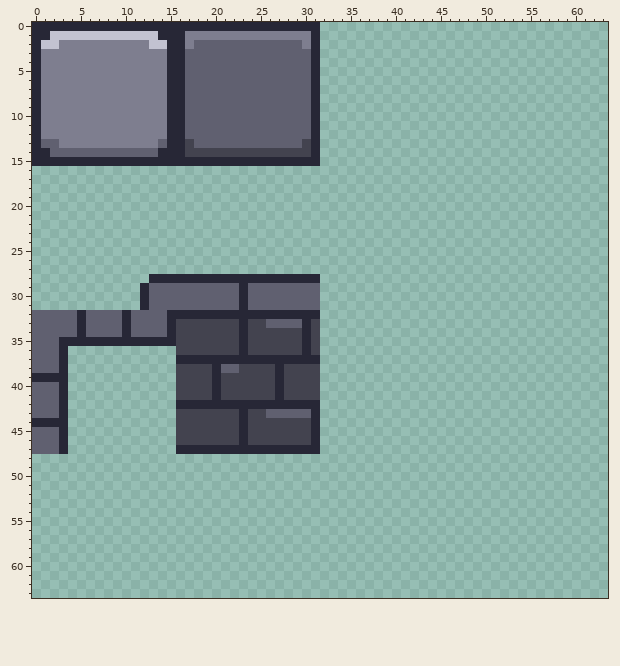
Two versions of one pixel-art sprite, src/assets/tileset.png. The picture above is the old version.
The file is 64x64 pixels.
Once edited:
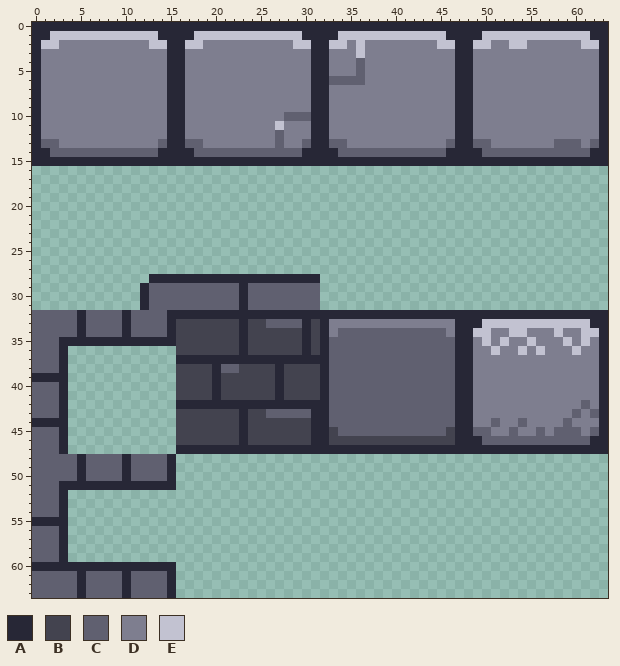
Palette (. is transparent): A #272736  B #43434f  C #606070  D #7e7e8f  E #c2c2d1
The exact change:
Changed rows in their new state; - is an unchanged pixel.
first column x 17:
 0 ---------------AAAAAAAAAAAAAAAAAAAAAAAAAAAAAAAA
 1 AEEEEEEEEEEEEA-AAEEEEEEEEEEEEAAAAEEEEEEEEEEEEAA
 2 EEDDDDDDDDDDEE-AEEDEDDDDDDDDEEAAEEDDEEDDDDDDEEA
 3 DDDDDDDDDDDDDD-ADDDEDDDDDDDDDDAADDDDDDDDDDDDDDA
 4 DDDDDDDDDDDDDD-ADDDCDDDDDDDDDDAADDDDDDDDDDDDDDA
 5 DDDDDDDDDDDDDD-ADDDCDDDDDDDDDDAADDDDDDDDDDDDDDA
 6 DDDDDDDDDDDDDD-ACCCCDDDDDDDDDDAADDDDDDDDDDDDDDA
 7 DDDDDDDDDDDDDD-ADDDDDDDDDDDDDDAADDDDDDDDDDDDDDA
 8 DDDDDDDDDDDDDD-ADDDDDDDDDDDDDDAADDDDDDDDDDDDDDA
 9 DDDDDDDDDDDDDD-ADDDDDDDDDDDDDDAADDDDDDDDDDDDDDA
10 DDDDDDDDDDD----ADDDDDDDDDDDDDDAADDDDDDDDDDDDDDA
11 DDDDDDDDDDEDDD-ADDDDDDDDDDDDDDAADDDDDDDDDDDDDDA
12 DDDDDDDDDD-DDD-ADDDDDDDDDDDDDDAADDDDDDDDDDDDDDA
13 C-DDDDDDDD-DDC-ACCDDDDDDDDDDDCAACCDDDDDDDCCCDCA
14 ACCCCCCCCCCCCA-AACCCCCCCCCCCCAAAACCCCCCCCCCCCAA
15 ---------------AAAAAAAAAAAAAAAAAAAAAAAAAAAAAAAA
first column x 0:
32 --------------------------------AAAAAAAAAAAAAAAAAAAAAAAAAAAAAAAA
33 --------------------------------ADDDDDDDDDDDDDDAAAEEEEEEEEEEEEAA
34 --------------------------------ADCCCCCCCCCCCCDAAEEDDEEDDDEDDEEA
35 --------------------------------ACCCCCCCCCCCCCCAADEDEDDEDDDEDEDA
36 --------------------------------ACCCCCCCCCCCCCCAADDEDDEDEDDDEDDA
37 --------------------------------ACCCCCCCCCCCCCCAADDDDDDDDDDDDDDA
38 --------------------------------ACCCCCCCCCCCCCCAADDDDDDDDDDDDDDA
39 --------------------------------ACCCCCCCCCCCCCCAADDDDDDDDDDDDDDA
40 --------------------------------ACCCCCCCCCCCCCCAADDDDDDDDDDDDDDA
41 --------------------------------ACCCCCCCCCCCCCCAADDDDDDDDDDDDDDA
42 --------------------------------ACCCCCCCCCCCCCCAADDDDDDDDDDDDCDA
43 --------------------------------ACCCCCCCCCCCCCCAADDDDDDDDDDDCDCA
44 --------------------------------ACCCCCCCCCCCCCCAADDCDDCDDDDCDDDA
45 --------------------------------ABCCCCCCCCCCCCBAACCDDCDDCDCCCDCA
46 --------------------------------ABBBBBBBBBBBBBBAAACCCCCCCCCCCCAA
47 --------------------------------AAAAAAAAAAAAAAAAAAAAAAAAAAAAAAAA
48 CCCCCACCCCACCCCA------------------------------------------------
49 CCCCCACCCCACCCCA------------------------------------------------
50 CCCCCACCCCACCCCA------------------------------------------------
51 CCCAAAAAAAAAAAAA------------------------------------------------
52 CCCA------------------------------------------------------------
53 CCCA------------------------------------------------------------
54 CCCA------------------------------------------------------------
55 AAAA------------------------------------------------------------
56 CCCA------------------------------------------------------------
57 CCCA------------------------------------------------------------
58 CCCA------------------------------------------------------------
59 CCCA------------------------------------------------------------
60 AAAAAAAAAAAAAAAA------------------------------------------------
61 CCCCCACCCCACCCCA------------------------------------------------
62 CCCCCACCCCACCCCA------------------------------------------------
63 CCCCCACCCCACCCCA------------------------------------------------
Pixel boxes of the changes (left, top, right, bottom) in both pictures:
changed: (185, 22, 608, 166)
added: (320, 310, 608, 454)
added: (32, 454, 176, 598)
